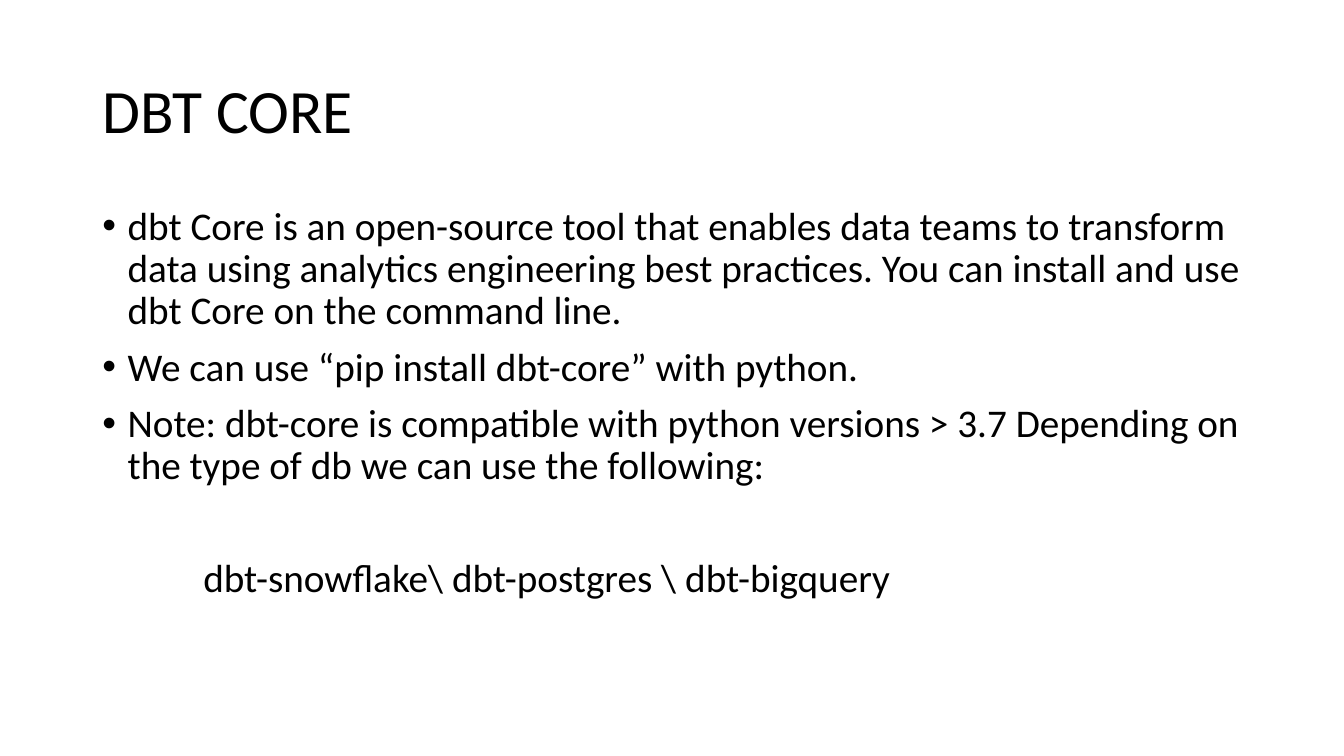
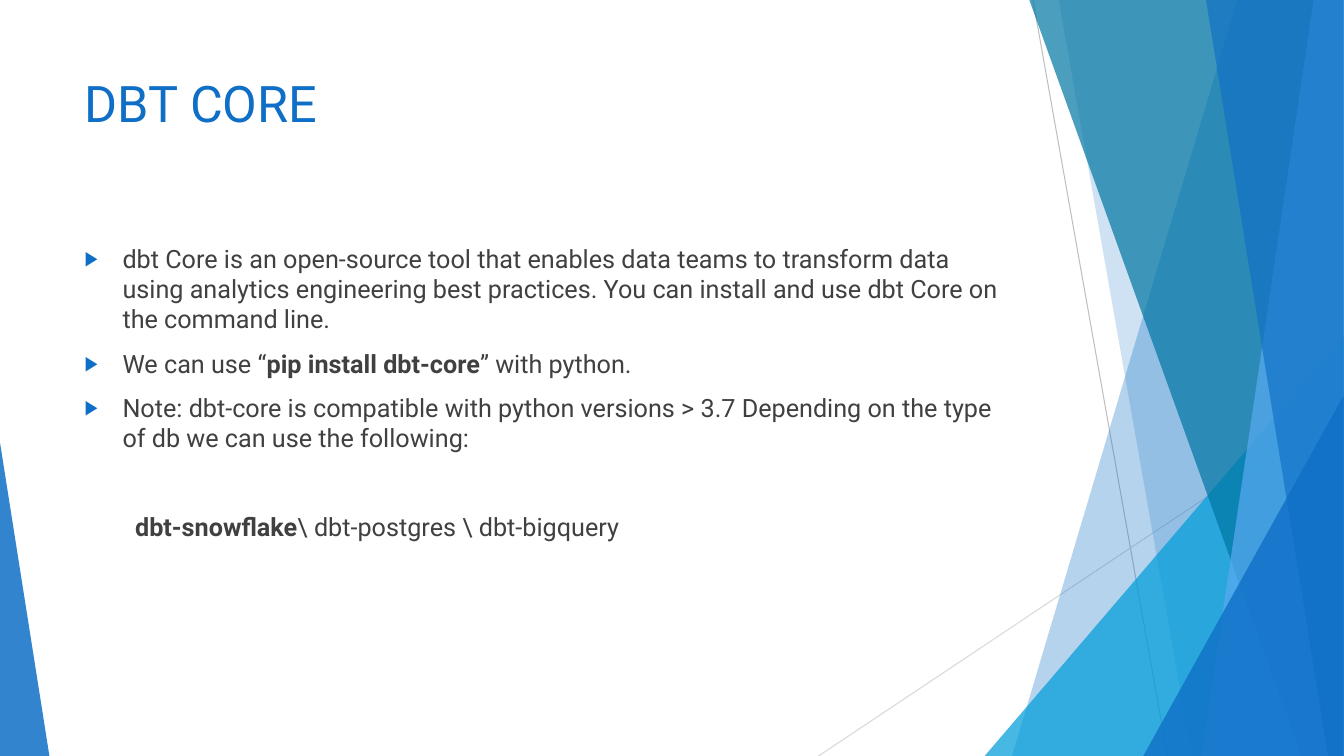
Before and after one commit to Amar-AIcloud/dbt_snowflake, a slide deck: slide 4 of DBT training.pptx. Drawn at 1344x756 pixels with LibreOffice and Linux fonts; fonts in the diff are those of the drawing. Boxes give left, top, right and bottom in pixels: in the first picture for what was removed or moved away, otherwise in the second. Text is boxed around its words. In the diff, an @@ line names an element or a change of style, - is before the commit and + after.

```diff
--- a/DBT training.pptx
+++ b/DBT training.pptx
@@ title "DBT CORE" moved from (x1=102, y1=93, x2=353, y2=134) to (x1=85, y1=85, x2=317, y2=123) @@
@@ title "DBT CORE" at (x1=85, y1=85, x2=317, y2=123): size 44 to 36 pt, font Calibri to Roboto, text colour #000000 to #0F6FC6; line spacing 0.9 to 1; vertical alignment middle to top @@
@@ text "dbt Core is an open-source ..." moved from (x1=128, y1=212, x2=1239, y2=599) to (x1=123, y1=249, x2=997, y2=542) @@
@@ text "dbt Core is an open-source ..." at (x1=123, y1=249, x2=997, y2=542): size 28 to 18 pt, font Calibri to Roboto, text colour #000000 to #404040; bold on in "“pip install dbt-core”", "dbt-snowflake\"; bullet • to ▶; line spacing 0.9 to 1 @@
@@ group added at (x1=0, y1=0, x2=1344, y2=756): 5 freeform shapes, 3 triangles, 2 lines @@
```
Also in this commit, not shown: 21 other slides changed, 4 slides added, 2 slides removed, 4 other files.
